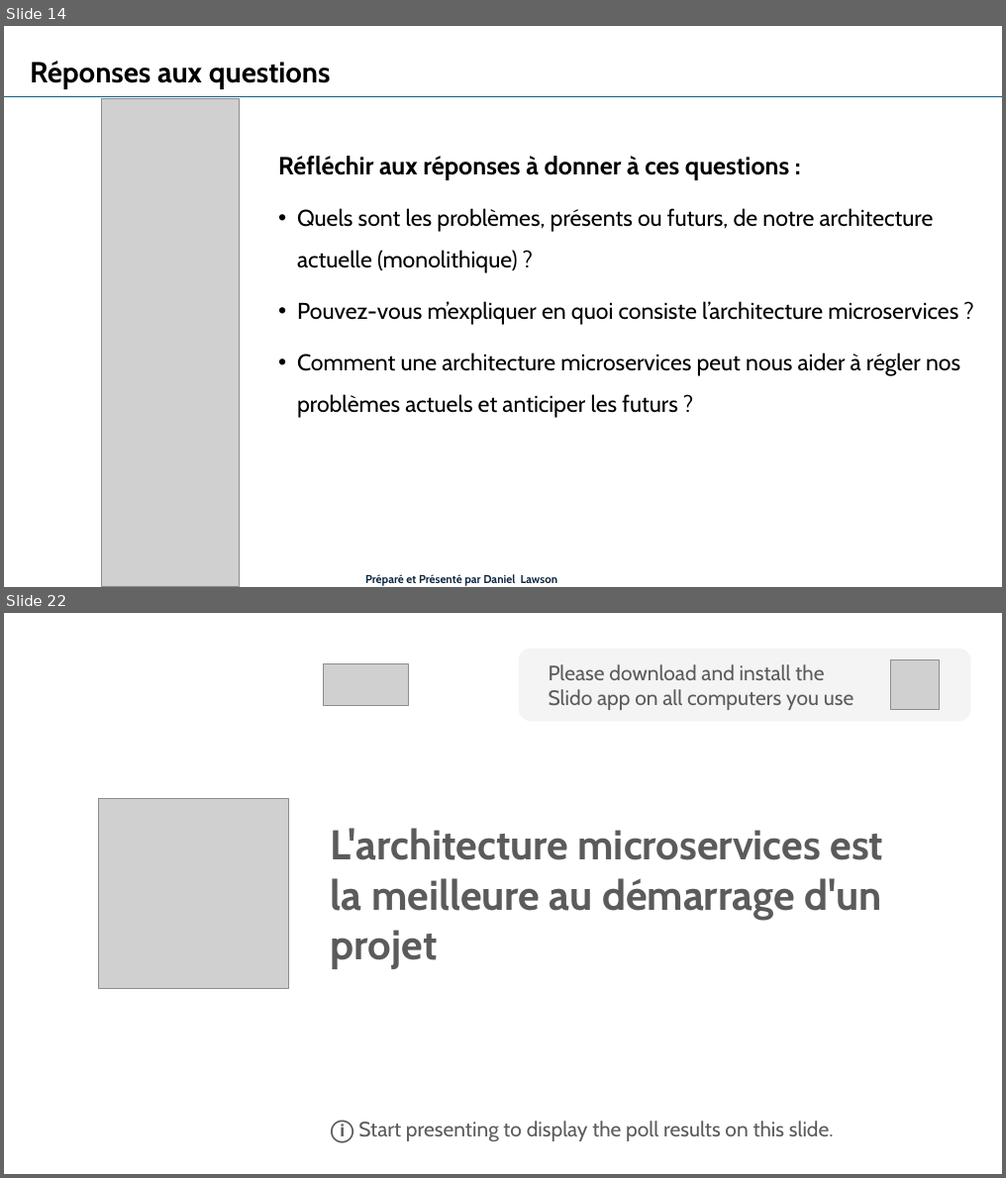
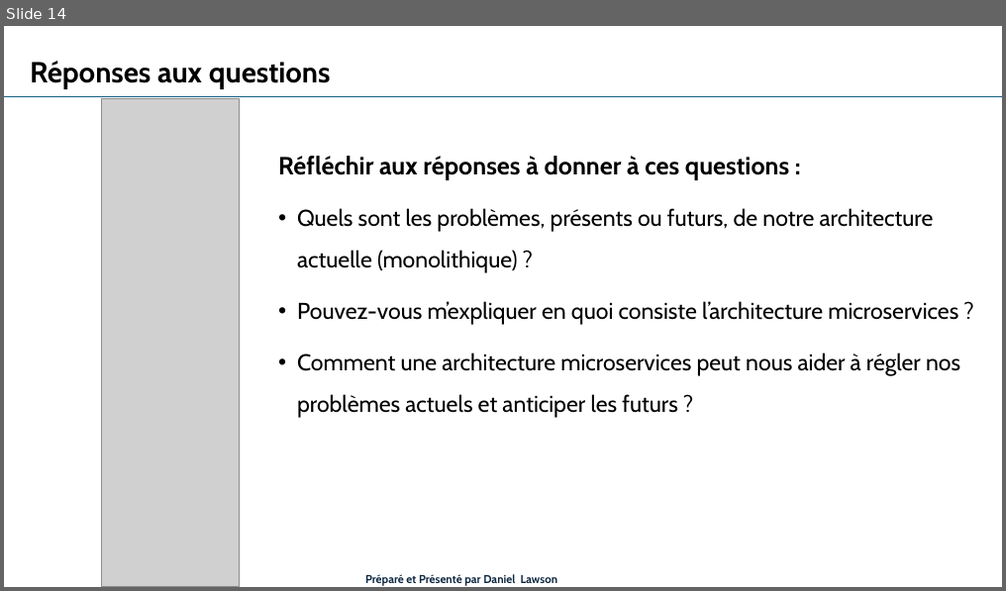
Before and after one commit to danylaws/microservices-course-efrei, a slide deck: Mod-1_introduction-aux-microservices/Mod-1_introduction-to-microservices.pptx. Shown one above the other, each under a label of ours: slides 14 and 22 before the commit, slide 14 after it; the slides between them are not shown. The pictures are 1006x1178 and 1006x591 pixels, drawn with LibreOffice and Linux fonts; fonts in the diff are those of the drawing; grey boxes stand for pictures. Boxes give left, top, right and bottom in pixels: in the first picture for what was removed or moved away, otherwise in the second. Text is boxed around its words. In the diff, an @@ line names an element or a change of style, - is before the commit and + after.

```diff
--- a/Mod-1_introduction-aux-microservices/Mod-1_introduction-to-microservices.pptx
+++ b/Mod-1_introduction-aux-microservices/Mod-1_introduction-to-microservices.pptx
@@ slide 22 removed at (4, 613, 1002, 1174), background #FFFFFF @@
@@ picture removed at (324, 663, 408, 707) @@
@@ rounded rectangle removed at (519, 649, 971, 721) @@
-Please download and install the Slido app on all computers you use
@@ picture removed at (890, 661, 939, 709) @@
@@ picture removed at (99, 799, 288, 988) @@
@@ rectangle removed at (324, 823, 923, 964) @@
-L'architecture microservices est la meilleure au démarrage d'un projet
@@ text removed at (331, 1120, 834, 1144) @@
-ⓘ Start presenting to display the poll results on this slide.
```
Also in this commit, not shown: 1 slide added, 7 other slides removed, 1 other file.
